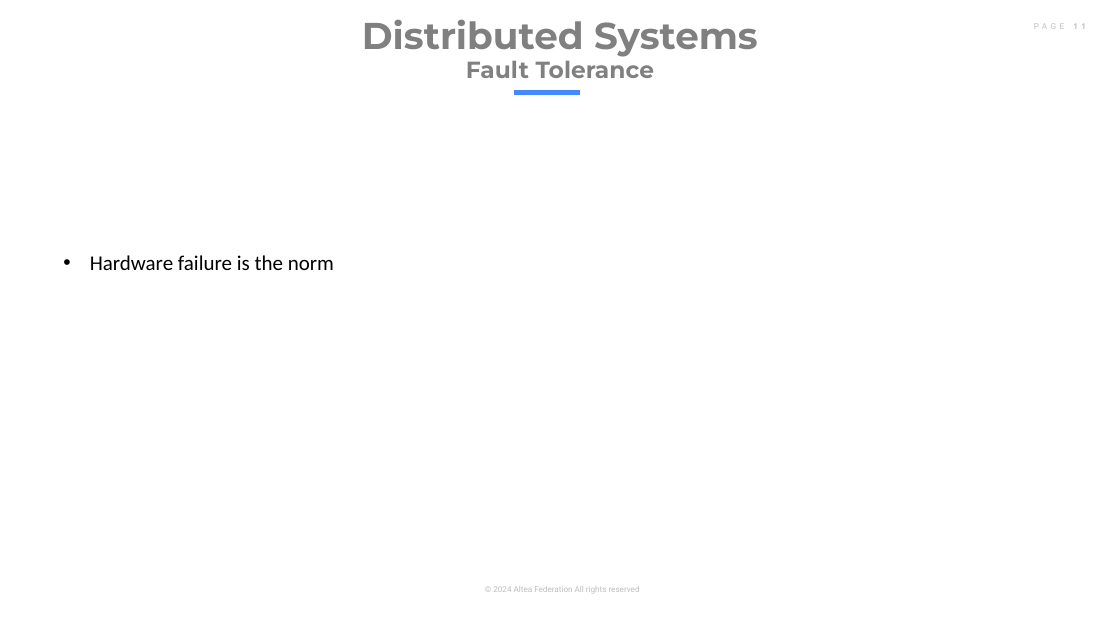
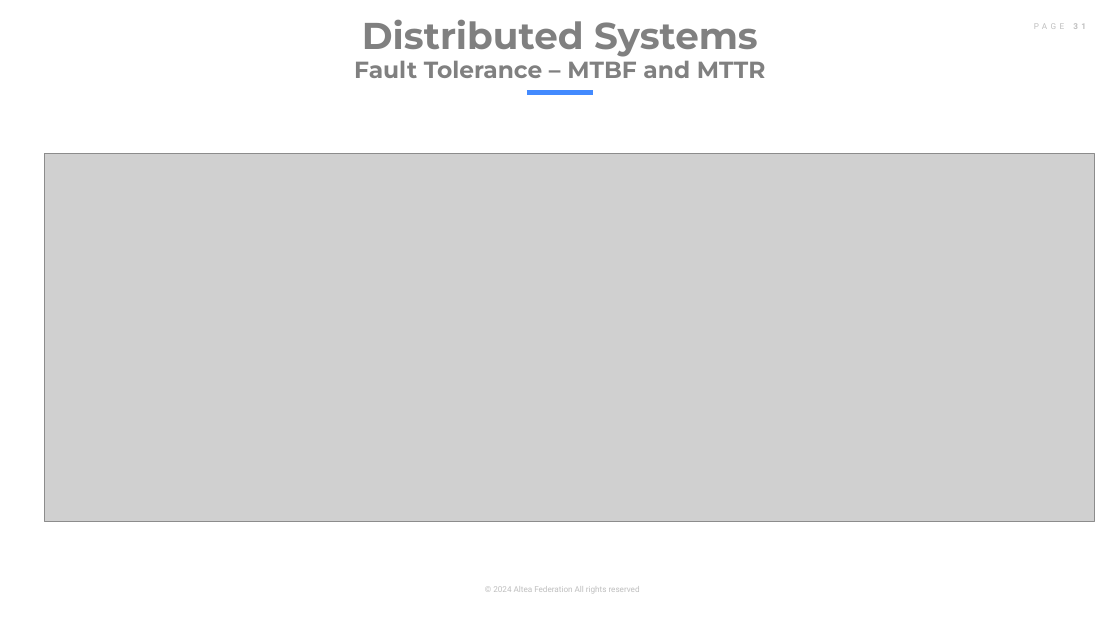
Before and after one commit to altea-abs/big-data-azure-intro, a slide deck: slide 31 of day_1/storage.pptx (slide 11 before the commit). Drawn at 1120x630 pixels with LibreOffice and Linux fonts; fonts in the diff are those of the drawing; grey boxes stand for pictures. Boxes give left, top, right and bottom in pixels: in the first picture for what was removed or moved away, otherwise in the second. Text is boxed around its words. In the diff, an @@ line names an element or a change of style, - is before the commit and + after.

```diff
--- a/day_1/storage.pptx
+++ b/day_1/storage.pptx
@@ title at (354,19,766,78): text changed; size 32 to 20 pt @@
-Distributed Systems
-Fault Tolerance
+Distributed Systems
+Fault Tolerance – MTBF and MTTR
@@ line moved from (514, 92) - (581, 92) to (527, 92) - (593, 92) @@
@@ picture added at (45,154,1095,522) @@
@@ text removed at (90,255,334,270) @@
-• Hardware failure is the norm
```
Also in this commit, not shown: 18 other slides changed, 46 slides added, 11 slides removed, 6 other files.
